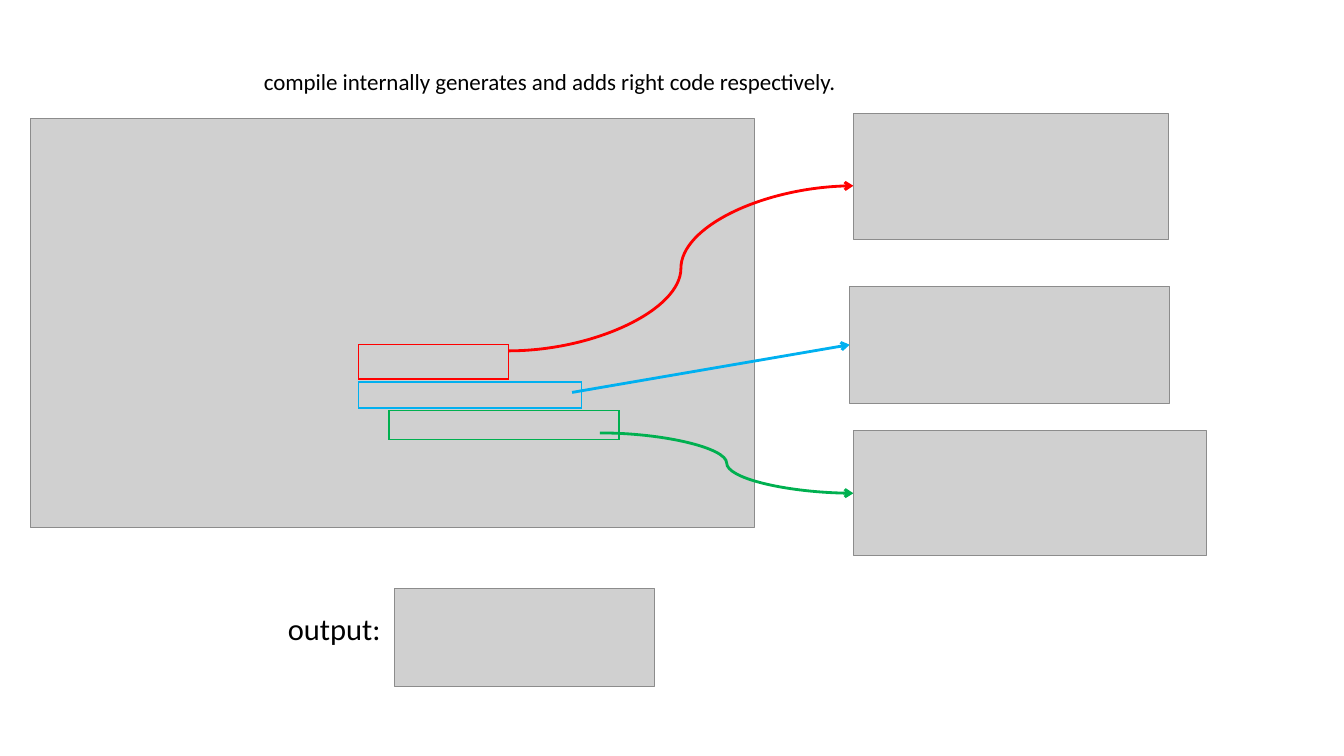
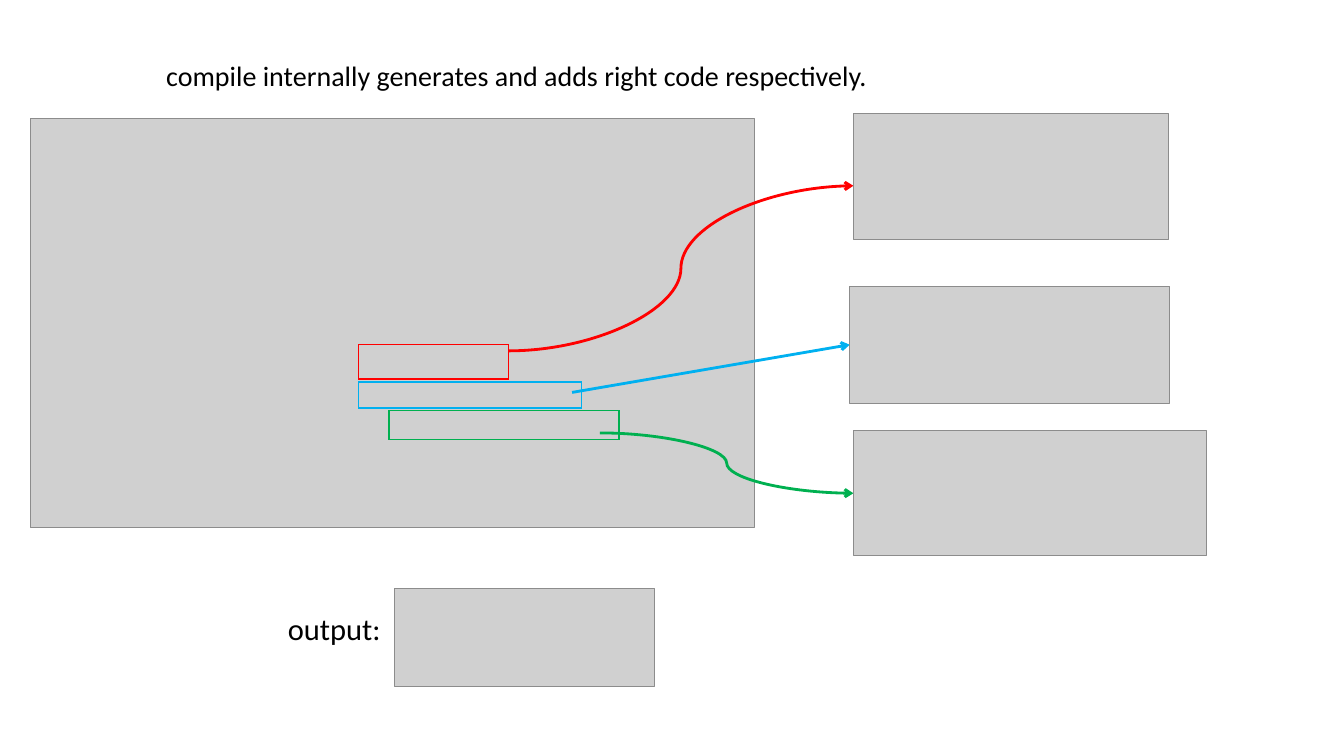
Before and after one commit to ShiqiYu/CPP, a slide deck: slide 7 of week07/Lab07.pptx (slide 8 before the commit). Drawn at 1344x756 pixels with LibreOffice and Linux fonts; fonts in the diff are those of the drawing; grey boxes stand for pictures; background and template pictures are left out. Boxes give left, top, right and bottom in pixels: in the first picture for what was removed or moved away, otherwise in the second. Text is boxed around its words. In the diff, an @@ line names an element or a change of style, - is before the commit and + after.

```diff
--- a/week07/Lab07.pptx
+++ b/week07/Lab07.pptx
@@ text "compile internally generates and adds ...": place and size @@
-text "compile internally generates and adds ..." at box(264, 74, 835, 94)
+text "compile internally generates and adds ..." at box(166, 66, 866, 91)
@@ text "compile internally generates and adds ..." at box(166, 66, 866, 91): size 16.4 to 20 pt @@
```
Also in this commit, not shown: 5 other slides changed, 4 slides added, 2 slides removed, 1 other file.
